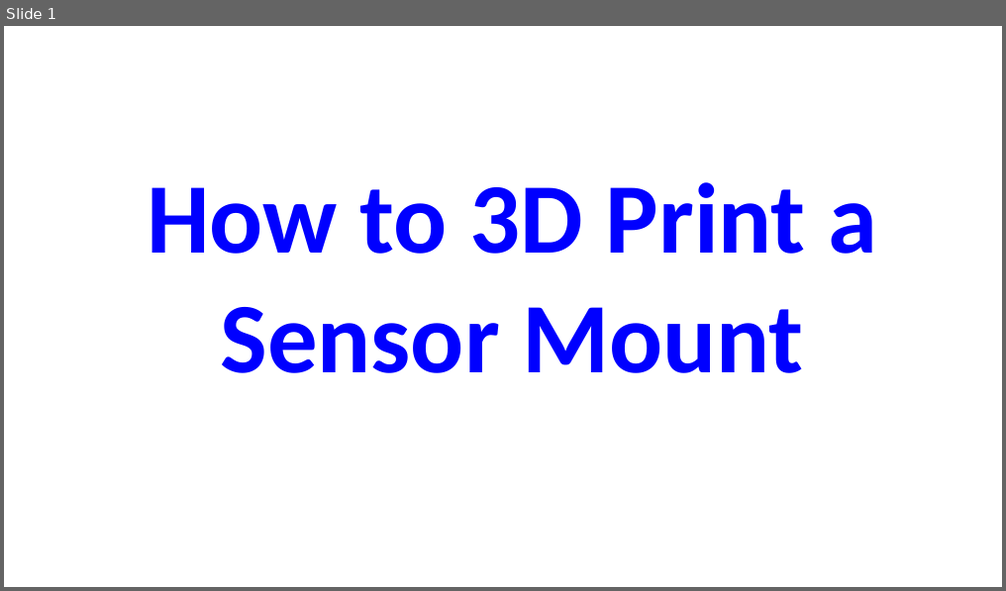
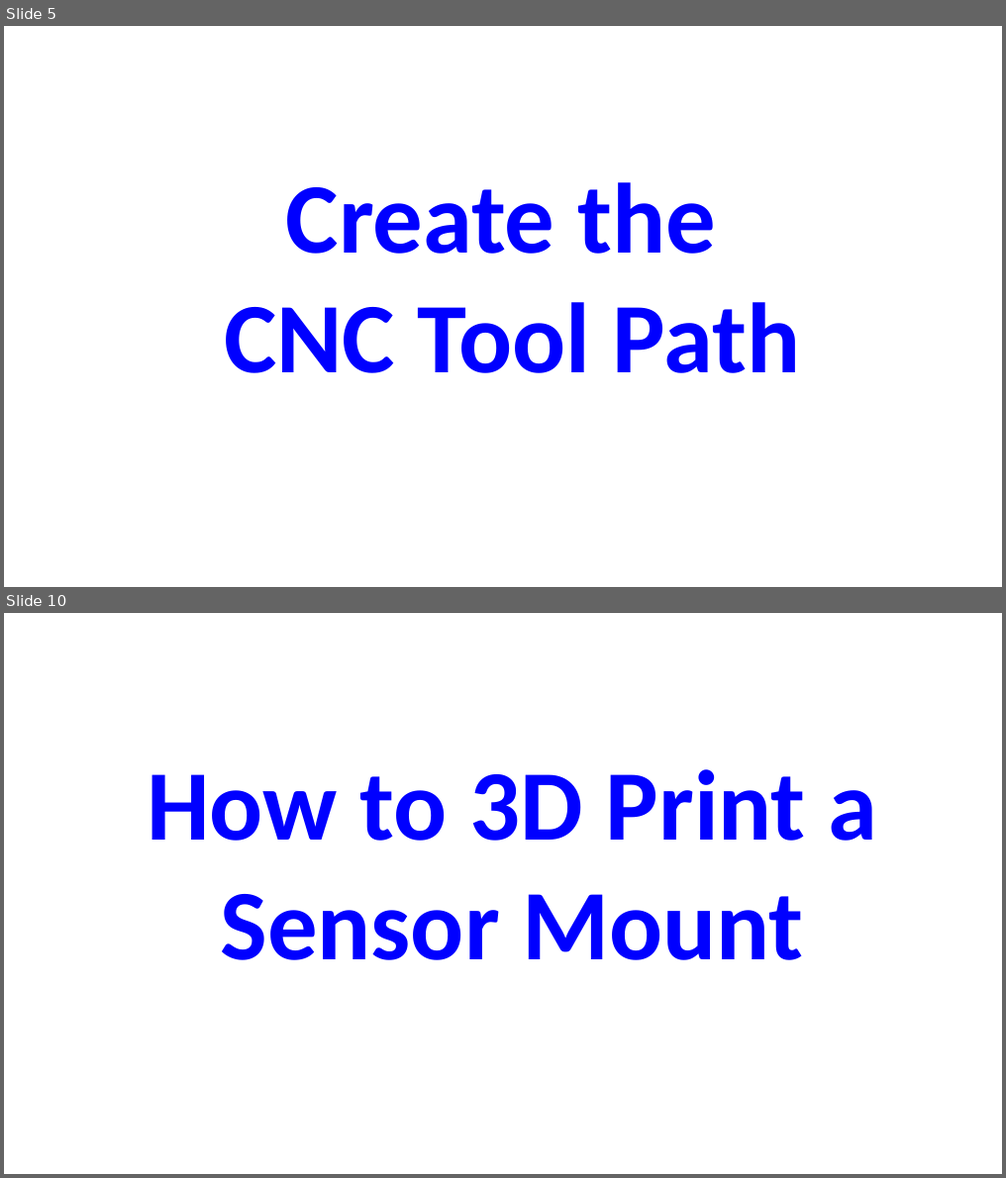
Before and after one commit to DavidAFrederick/Demo_Videos, a slide deck: df20220904_Video_Text_v01.pptx. Shown one above the other, each under a label of ours: slide 1 before the commit, slides 5 and 10 after it; the slides between them are not shown. The pictures are 1006x591 and 1006x1178 pixels, drawn with LibreOffice and Linux fonts; fonts in the diff are those of the drawing. Boxes give left, top, right and bottom in pixels: in the first picture for what was removed or moved away, otherwise in the second. Text is boxed around its words. In the diff, an @@ line names an element or a change of style, - is before the commit and + after.

```diff
--- a/df20220904_Video_Text_v01.pptx
+++ b/df20220904_Video_Text_v01.pptx
@@ slide 5 added at (x1=4, y1=26, x2=1002, y2=587), background #FFFFFF @@
@@ text added at (x1=224, y1=182, x2=801, y2=373), 96 pt, text #0000FF, bold @@
+Create the
+CNC Tool Path
@@ what was slide 1 is now slide 10 @@
```
Also in this commit, not shown: 8 other slides added, 1 other file.
